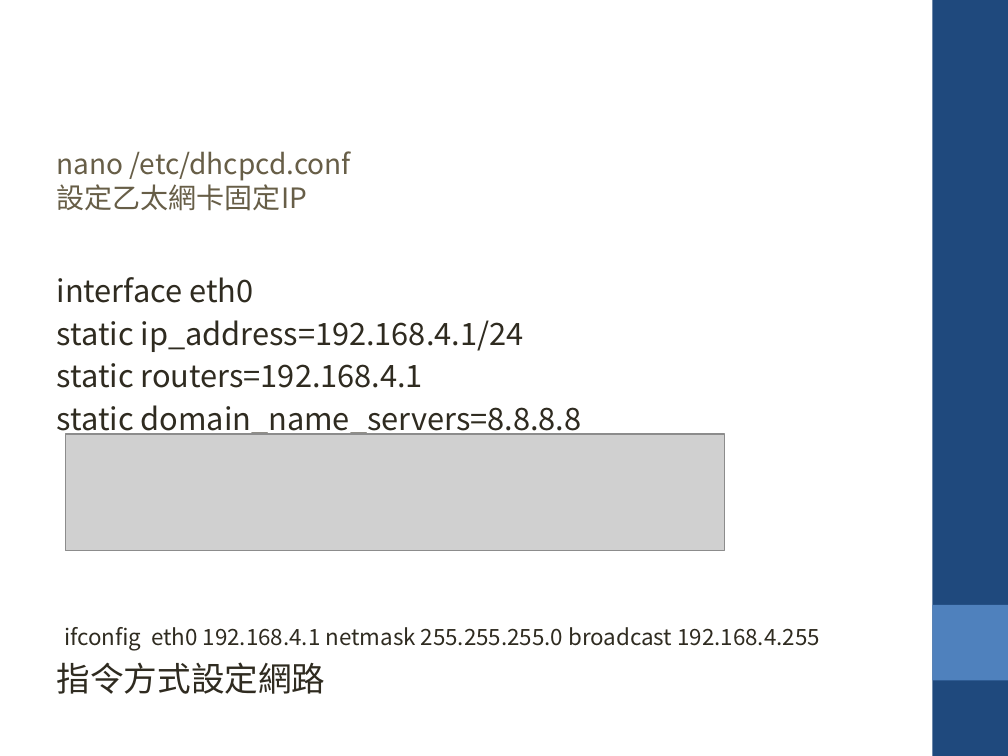
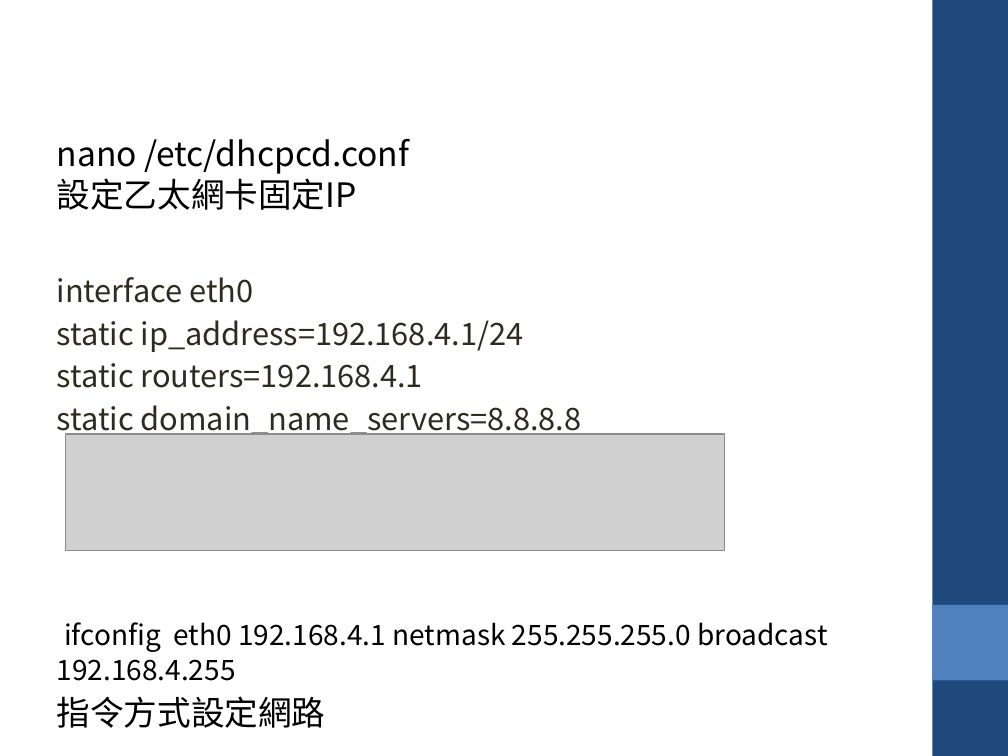
Before and after one commit to krnick/AP_MODE, a slide deck: slide 16 of 設定wifi ap_repeater.pptx. Drawn at 1008x756 pixels with LibreOffice and Linux fonts; fonts in the diff are those of the drawing; grey boxes stand for pictures. Boxes give left, top, right and bottom in pixels: in the first picture for what was removed or moved away, otherwise in the second. Text is boxed around its words. In the diff, an @@ line names an element or a change of style, - is before the commit and + after.

```diff
--- a/設定wifi ap_repeater.pptx
+++ b/設定wifi ap_repeater.pptx
@@ text "nano /etc/dhcpcd.conf 設定乙太網卡固定IP": place and size @@
-text "nano /etc/dhcpcd.conf 設定乙太網卡固定IP" at bbox=[57, 151, 351, 211]
+text "nano /etc/dhcpcd.conf 設定乙太網卡固定IP" at bbox=[57, 139, 409, 210]
@@ text "nano /etc/dhcpcd.conf 設定乙太網卡固定IP" at bbox=[57, 139, 409, 210]: size 20 to 24 pt, text colour #675E47 to #000000 @@
@@ text at bbox=[57, 622, 827, 728]: size 16 to 20 pt in "ifconfig eth0 192.168.4.1 netmask 255.255.255.0 broadcast 19 ..."; text colour #2F2B20 to #000000 in "ifconfig eth0 192.168.4.1 netmask 255.255.255.0 broadcast 19 ...", "指令方式設定網路" @@
```
Also in this commit, not shown: 17 other slides changed, 1 slide added.
